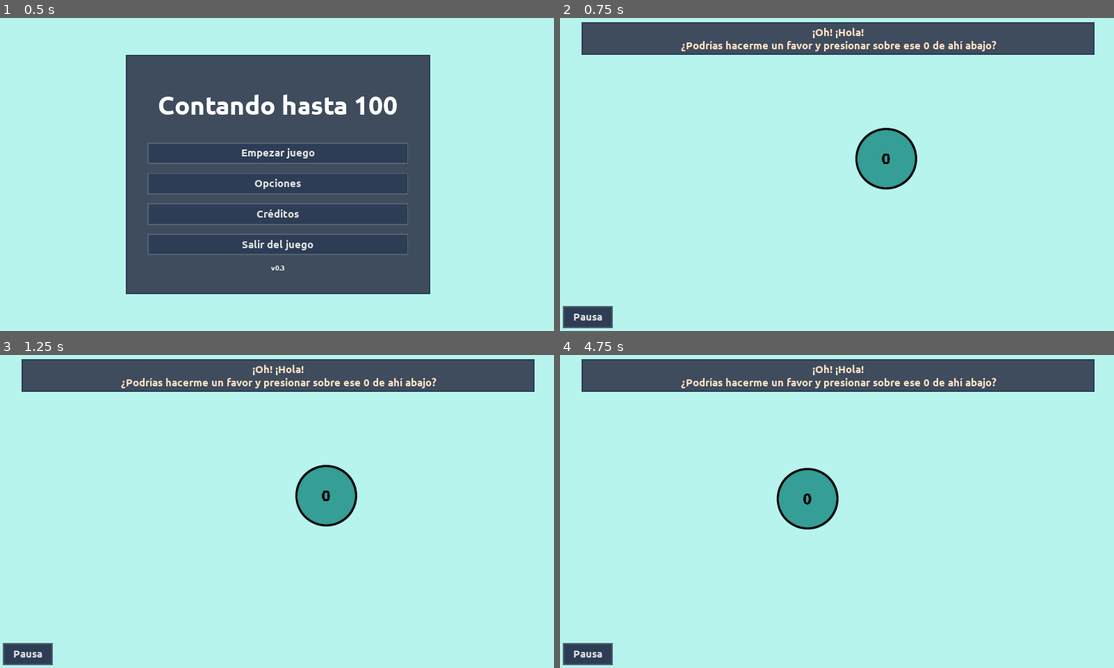
Above: before the commit, frames 1-4 (two rows, left to right).
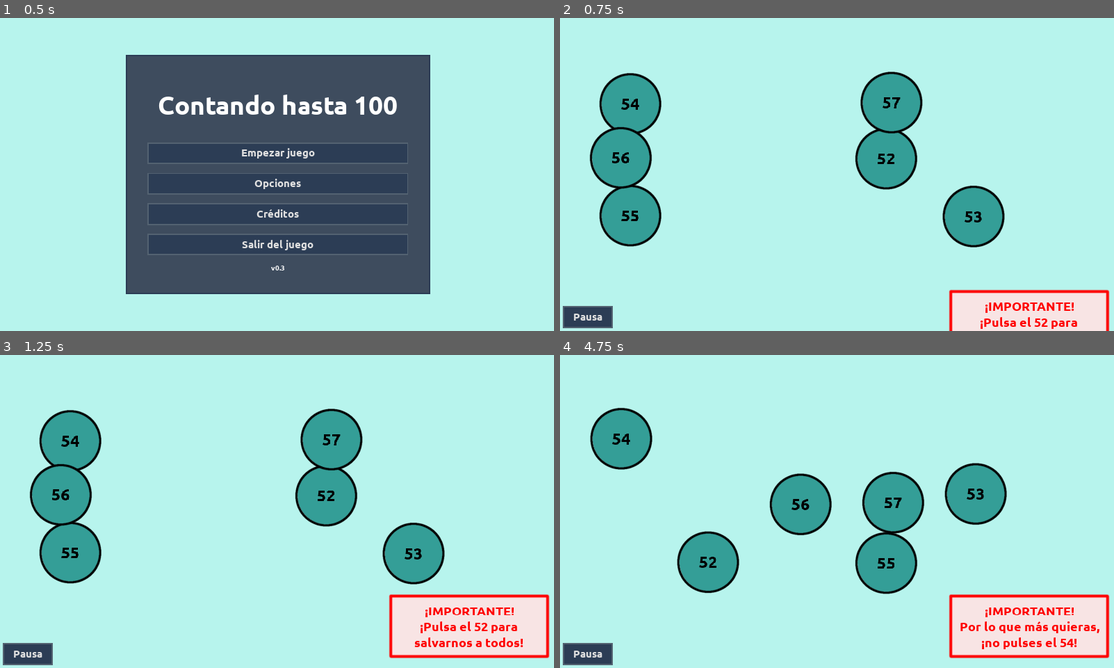
Above: after the commit, the same moments.

Repository: moisesjbc/contando-hasta-100
Game: Godot game, scene res://gui/main_menu/main_menu.tscn
Two runs of this game, one before a commit and one after it. Both use one fixed random seed, a clock stepped at 60 frames per second and the inputs below.
Inputs:
- Up to frame 1 (0.5 s): no input
- Up to frame 2 (0.75 s): click "Empezar juego" at 0.5 s
- Up to frame 3 (1.25 s): no input
- Up to frame 4 (4.75 s): click "Pausa" at 1.25 s; click "Volver al juego" at 2 s; click "Pausa" at 2.75 s; click "Menú principal" at 3.5 s; click "Empezar juego" at 4.25 s

Frame 1 is identical in both runs. In frame 2, 22% of the frame differs, in the area x 3-100%, y 1-100%; in frame 3, 24%; in frame 4, 25%, in the area x 3-100%, y 1-97%.

Commit message:
Add notification sound + increase appeareance speed

Diff:
--- a/godot-project/gameplay/main/main.tscn
+++ b/godot-project/gameplay/main/main.tscn
@@ -12,6 +12,7 @@
 
 [node name="main" type="Node2D"]
 script = ExtResource( 3 )
+first_level = 55
 
 [node name="taunt_background" parent="." instance=ExtResource( 6 )]
 
--- a/godot-project/gameplay/notification/notification.gd
+++ b/godot-project/gameplay/notification/notification.gd
@@ -18,3 +18,4 @@
 	if active:
 		$notification_background/animation_player.play("appearance")
 		$notification_background/label.text = "¡IMPORTANTE!\n" + notification_messages[randi() % len(notification_messages)] % value
+		$notification_sound.play()
--- a/godot-project/gameplay/notification/notification.tscn
+++ b/godot-project/gameplay/notification/notification.tscn
@@ -1,8 +1,9 @@
-[gd_scene load_steps=7 format=2]
+[gd_scene load_steps=8 format=2]
 
 [ext_resource path="res://gameplay/notification/notification.png" type="Texture" id=1]
 [ext_resource path="res://gameplay/notification/notification.gd" type="Script" id=2]
 [ext_resource path="res://fonts/Ubuntu-B.ttf" type="DynamicFontData" id=3]
+[ext_resource path="res://gameplay/notification/notification.wav" type="AudioStream" id=4]
 
 [sub_resource type="Animation" id=1]
 length = 0.001
@@ -41,7 +42,7 @@
 tracks/0/imported = false
 tracks/0/enabled = true
 tracks/0/keys = {
-"times": PoolRealArray( 0, 0.5 ),
+"times": PoolRealArray( 0, 0.3 ),
 "transitions": PoolRealArray( 1, 1 ),
 "update": 0,
 "values": [ Vector2( 1080, 815 ), Vector2( 1080, 623 ) ]
@@ -85,3 +86,8 @@
 align = 1
 valign = 1
 autowrap = true
+
+[node name="notification_sound" type="AudioStreamPlayer" parent="."]
+stream = ExtResource( 4 )
+volume_db = -15.0
+bus = "SFX"
Not shown, added: godot-project/gameplay/notification/notification.wav.import
Not shown, added: godot-project/gameplay/notification/notification.wav
